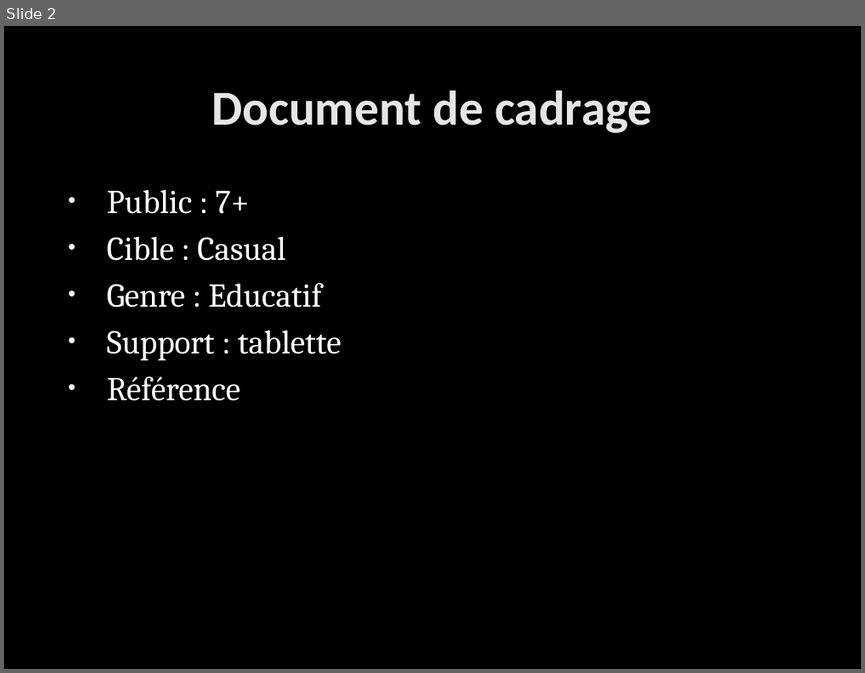
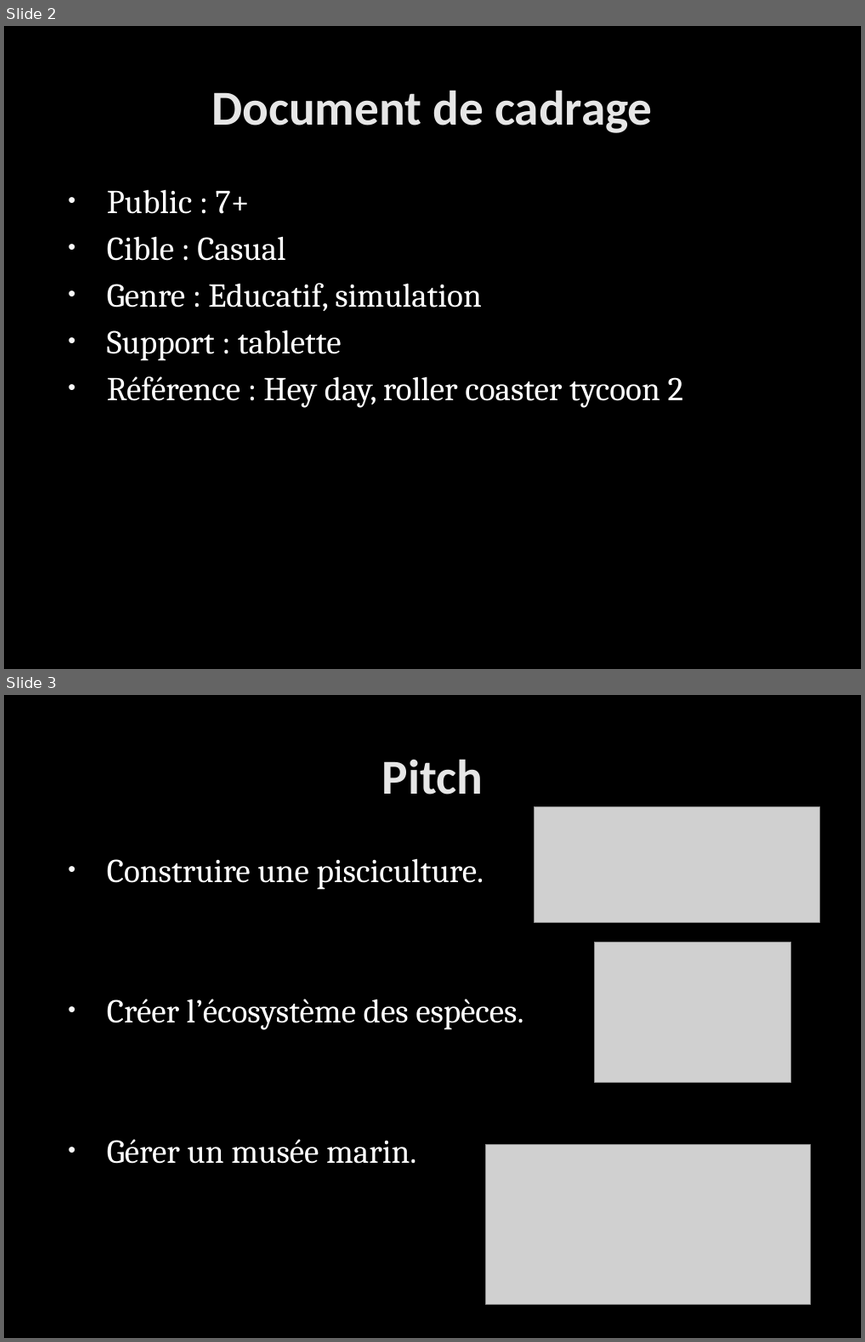
Before and after one commit to marc-dev/Bi-App, a slide deck: Documentation/Concepts/Pisciculture/Document de cadrage.pptx. Shown one above the other, each under a label of ours: slide 2 before the commit, slides 2 and 3 after it. The pictures are 865x673 and 865x1342 pixels, drawn with LibreOffice and Linux fonts; fonts in the diff are those of the drawing; grey boxes stand for pictures; background and template pictures are left out. Boxes give left, top, right and bottom in pixels: in the first picture for what was removed or moved away, otherwise in the second. Text is boxed around its words. In the diff, an @@ line names an element or a change of style, - is before the commit and + after.

Commit message:
Update DC pisciculture

```diff
--- a/Documentation/Concepts/Pisciculture/Document de cadrage.pptx
+++ b/Documentation/Concepts/Pisciculture/Document de cadrage.pptx
@@ slide 3 added at <box>4,695,861,1338</box>, background picture (left out) @@
@@ title added at <box>382,759,483,794</box>, 41 pt, text gradient #E7E7E7 to #E3E3E3, bold @@
+Pitch
@@ picture added at <box>534,807,819,922</box> @@
@@ text added at <box>107,858,523,1163</box>, 28 pt, text #FFFFFF @@
+• Construire une pisciculture.
+• Créer l’écosystème des espèces.
+• Gérer un musée marin.
@@ picture added at <box>595,941,791,1083</box> @@
@@ picture added at <box>485,1145,811,1305</box> @@
@@ slide 2 changed as well @@
@@ text at <box>107,283,482,311</box>: text changed @@
-• Genre : Educatif
+• Genre : Educatif, simulation
@@ text at <box>107,376,684,408</box>: text changed @@
-• Référence
+• Référence : Hey day, roller coaster tycoon 2
```
Also in this commit, not shown: 2 other slides changed, 5 other slides added, 5 slides removed.
